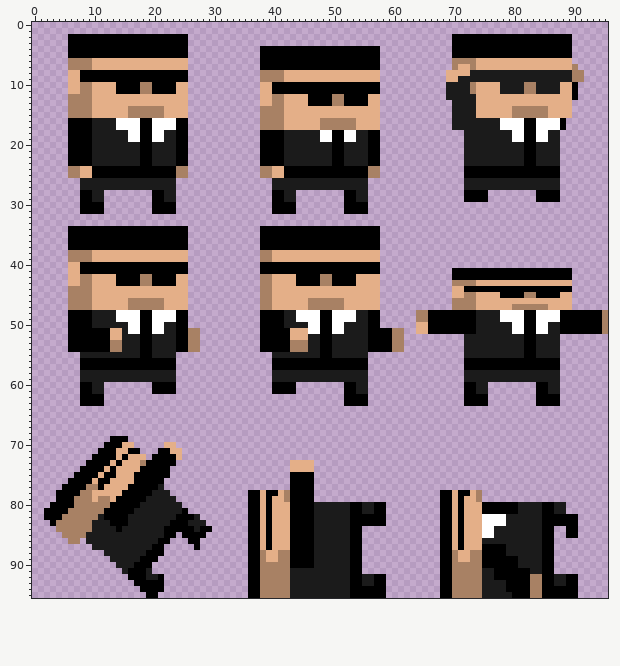
A sprite sheet gets an edit: lib/animation/personnages/bodyGuard.png. This is how it looked before the edit.
The file is 96x96 pixels.
Now the later version:
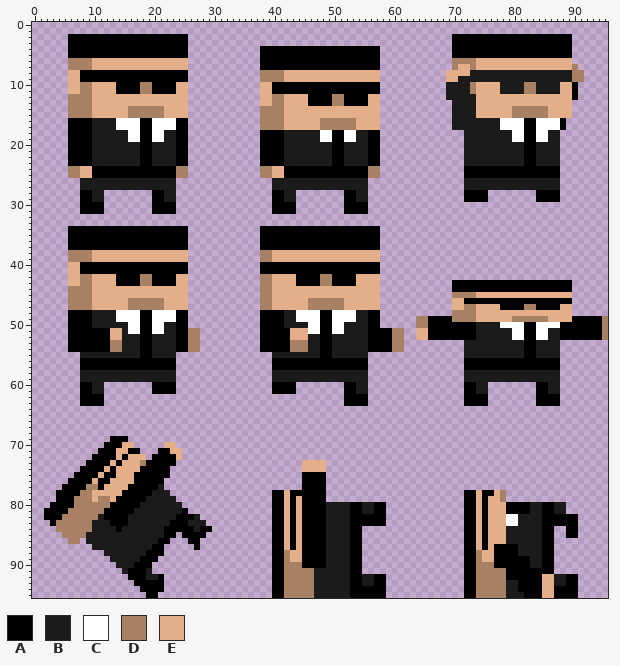
Palette (. is transparent): A #000000  B #1b1b1b  C #ffffff  D #a88164  E #e4af88
Changes in this commit:
Changed rows in their new state; - is an unchanged pixel.
first column x 64:
41 ------....................------
42 ------....................------
43 ------AAAAAAAAAAAAAAAAAAAA------
44 ------AA------------------------
45 ------DD------EEEEEEEEEE--------
46 ------EEAAAAAAAAAAAAAAAAAA------
47 ------EE------AAAA--AAAA--------
48 ......DDDDEEEEEEEEEEEEEEEE......
49 ------DDDDEEEEEEDDDDDDEEEE------
50 DD------------CC------CC--------
52 EEAAAAAAAA------CC--CC--AAAAAAAD
first column x 36:
73 -------..--EE--------------------------------------
74 -------..--EE--------------------------------------
75 -------..--AA--------------------------------------
76 -------..--AA--------------------------------------
77 -------..--AA--------------------------------------
78 ....-AE----AA-------------------....-AEAAED--------
79 ....AAE-E--AA-------------------....AAEAEED--------
80 ....AA--E--AA-------------------....AA--EEE--AA----
81 ....AA--E--AA-------------------....AA--EEE--AA----
82 ....AA--E--AA-------------------....AA-AEEECC------
83 ....AA--E--AA-------------------....AA-AEEECC------
84 ....AA--E--AA-------------------....AA-AEEE--------
85 ....AA--E--AA-------------------....AA-AEEE--------
86 ....AA--E--AA-------------------....AA-AEEE--------
87 ....AA--E--AA-------------------....AA--E--AA------
88 ....AA-EE--AA-------------------....AA-EE--AA------
89 ....AA-EE--AA-------------------....AA-EE----AA----
90 ....AA-DD--AA-------------------....AA-DD----AA----
91 ....AA-DDDD---------------------....AA-DDDD----AA--
92 ....AA-DDDD---------------------....AA-DDDD----AAEE
93 ....AA-DDDD---------------------....AA-DDDDBB--AAEE
94 ....AA-DDDD---------------------....AA-DDDDBB--AAEE
95 ....AA-DDDD---------------------....AA-DDDD-BB-AAEE
Boxes around the changes in both pictures, in picture pixels (x1, y1, x2, y2):
changed: (416, 268, 608, 340)
changed: (248, 460, 326, 598)
changed: (440, 490, 554, 598)
